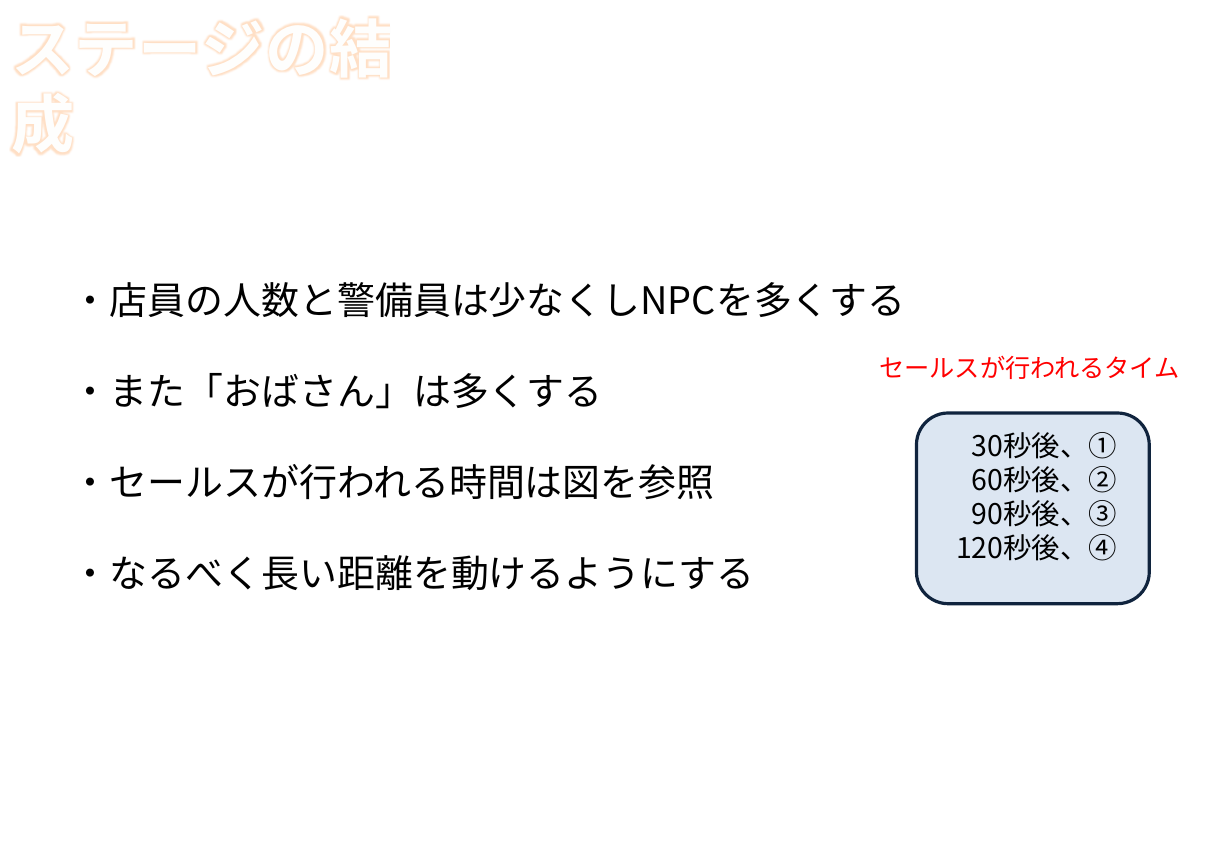
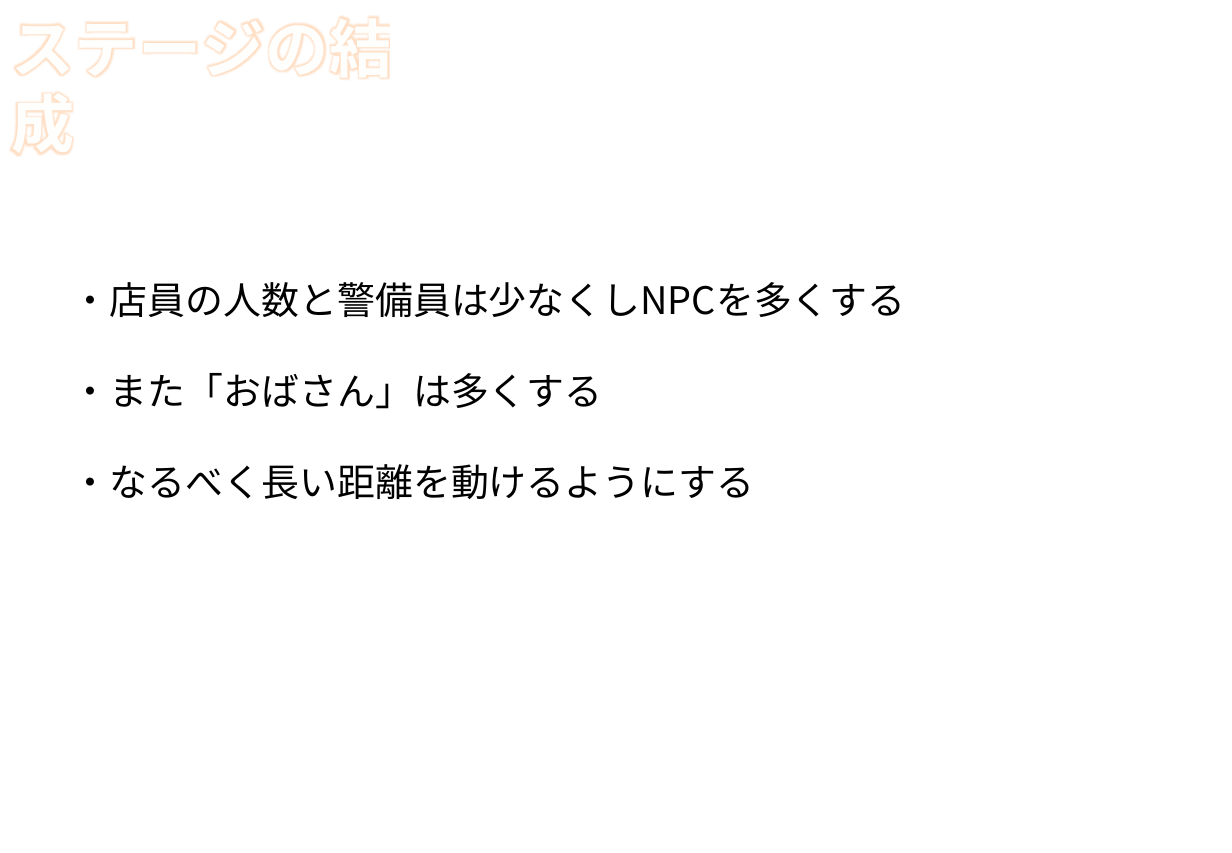
Before and after one commit to H29LatterPeriodTeam07/team07, a slide deck: slide 5 of ステージ案/ステージ1考案.pptx. Drawn at 1232x853 pixels with LibreOffice and Linux fonts; fonts in the diff are those of the drawing; background and template pictures are left out. Boxes give left, top, right and bottom in pixels: in the first picture for what was removed or moved away, otherwise in the second. Text is boxed around its words. In the diff, an @@ line names an element or a change of style, - is before the commit and + after.

```diff
--- a/ステージ案/ステージ1考案.pptx
+++ b/ステージ案/ステージ1考案.pptx
@@ text removed at (879,355,1179,379) @@
-セールスが行われるタイム
@@ rounded rectangle removed at (917,413,1150,604) @@
-30秒後、①
-60秒後、②
-90秒後、③
-120秒後、④
@@ text at (72,464,715,499): paragraph removed @@
-・セールスが行われる時間は図を参照
```
Also in this commit, not shown: 6 other slides changed, 9 other files.
